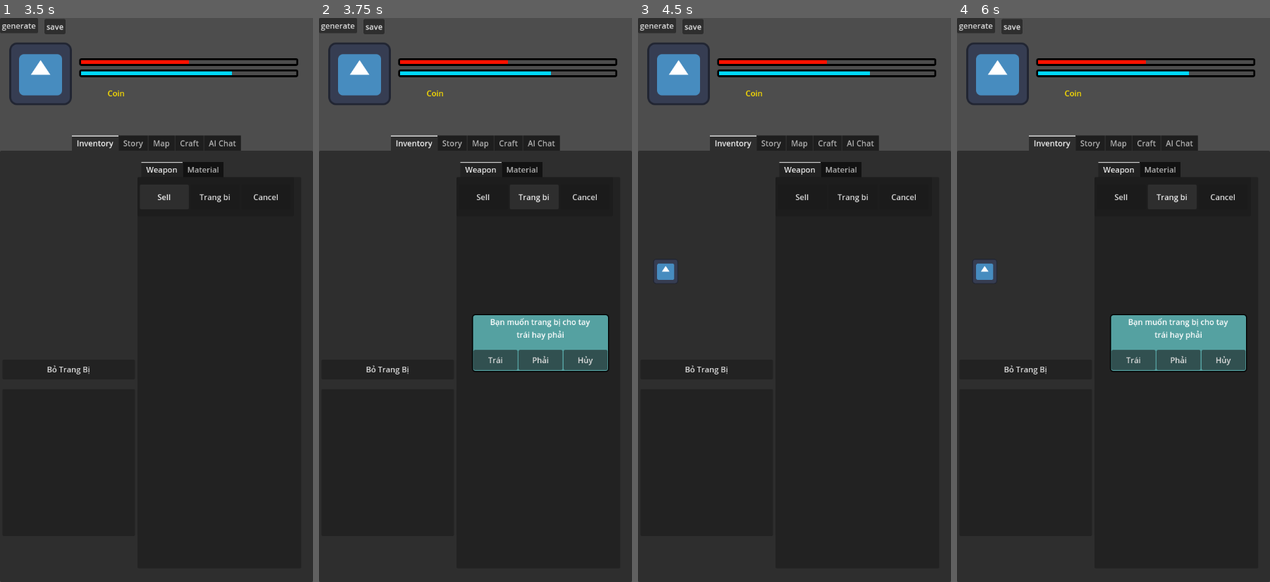
Above: before the commit, frames 1-4 (left to right).
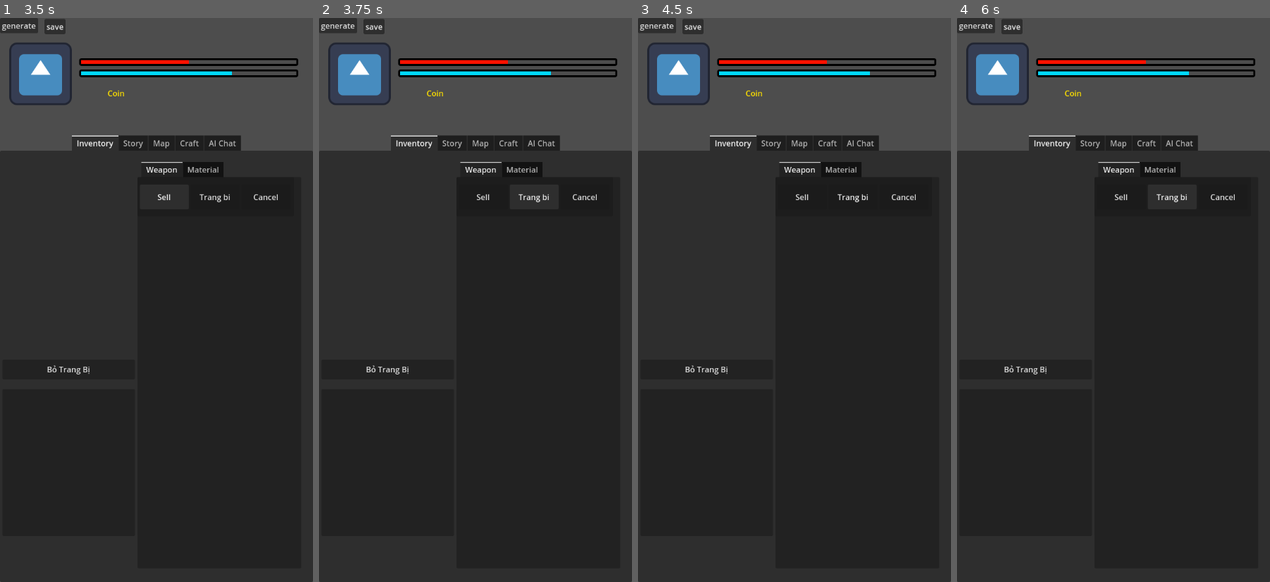
Above: after the commit, the same moments.

Repository: duonghieu7104/story_game
Game: Godot game, scene res://Main_scene/scene/Player_main_scene.tscn
The game is run twice, just before and just after one commit, with the same random seed, the same clock (stepped at 60 frames per second) and the same inputs. The engine's default icon, where the game draws it, is replaced by a stand-in: a white triangle on a blue panel in a dark square.
Inputs (mouse positions are in pixels of both pictures, inside the frame that each line leads up to):
- Up to frame 1 (3.5 s): click "generate" at 0.5 s; click "Bỏ Trang Bị" at 1.25 s; click (215, 198) at 2 s; click "Sell" at 2.75 s
- Up to frame 2 (3.75 s): click "Trang bi" at 3.5 s
- Up to frame 3 (4.5 s): click (813, 362) at 4.25 s, where only the run before the commit has a clickable "Trái"
- Up to frame 4 (6 s): click "Bỏ Trang Bị" at 5 s; click (1172, 198) at 5.75 s

Frame 1 is identical in both runs. In frame 2, 4.4% of the frame differs, in the area x 48-93%, y 52-63%; in frame 3, 0.3%; in frame 4, 4.7%, in the area x 5-93%, y 42-63%.

Commit message:
Update Player_main_scene.gd

Diff:
--- a/Main_scene/script/Player_main_scene.gd
+++ b/Main_scene/script/Player_main_scene.gd
@@ -51,7 +51,7 @@
 		ui_equipped.get_child(i).texture = load(path)
 
 func _on_button_pressed():
-	PlayerData.inventory.generate_item("oh_sword", "res://icon.svg", {"atk" : 5})
+	PlayerData.inventory.generate_item("dual_sword", "res://icon.svg", {"atk" : 5})
 	remove_all_children(ui_inventory)
 	load_ui_inventory()
 
@@ -66,23 +66,23 @@
 		$Popup_Notif.visible = true
 
 func _on_slot_1_pressed():
-	equip_sword("slot1")
+	pass
 
 func _on_slot_2_pressed():
-	equip_sword("slot2")
+	pass
 
-func equip_sword(text : String):
-	if PlayerData.inventory.dict_select_equip[text] == -1:
-		PlayerData.inventory.dict_select_equip[text] = id
-		upload_texture_equipped()
-		PlayerData.load_stats_from_equip()
-	else:
-		PlayerData.inventory.dict_select_equip[text] = -1
-		PlayerData.load_stats_from_equip()
-		PlayerData.inventory.dict_select_equip[text]  = id
-		upload_texture_equipped()
-	$Stop_touch.visible = false
-	$Popup_Notif.visible = false
+#func equip_sword(text : String):
+#	if PlayerData.inventory.dict_select_equip[text] == -1:
+#		PlayerData.inventory.dict_select_equip[text] = id
+#		upload_texture_equipped()
+#		PlayerData.load_stats_from_equip()
+#	else:
+#		PlayerData.inventory.dict_select_equip[text] = -1
+#		PlayerData.load_stats_from_equip()
+#		PlayerData.inventory.dict_select_equip[text]  = id
+#		upload_texture_equipped()
+#	$Stop_touch.visible = false
+#	$Popup_Notif.visible = false
 
 func _on_cancel_pressed():
 	$Stop_touch.visible = false
